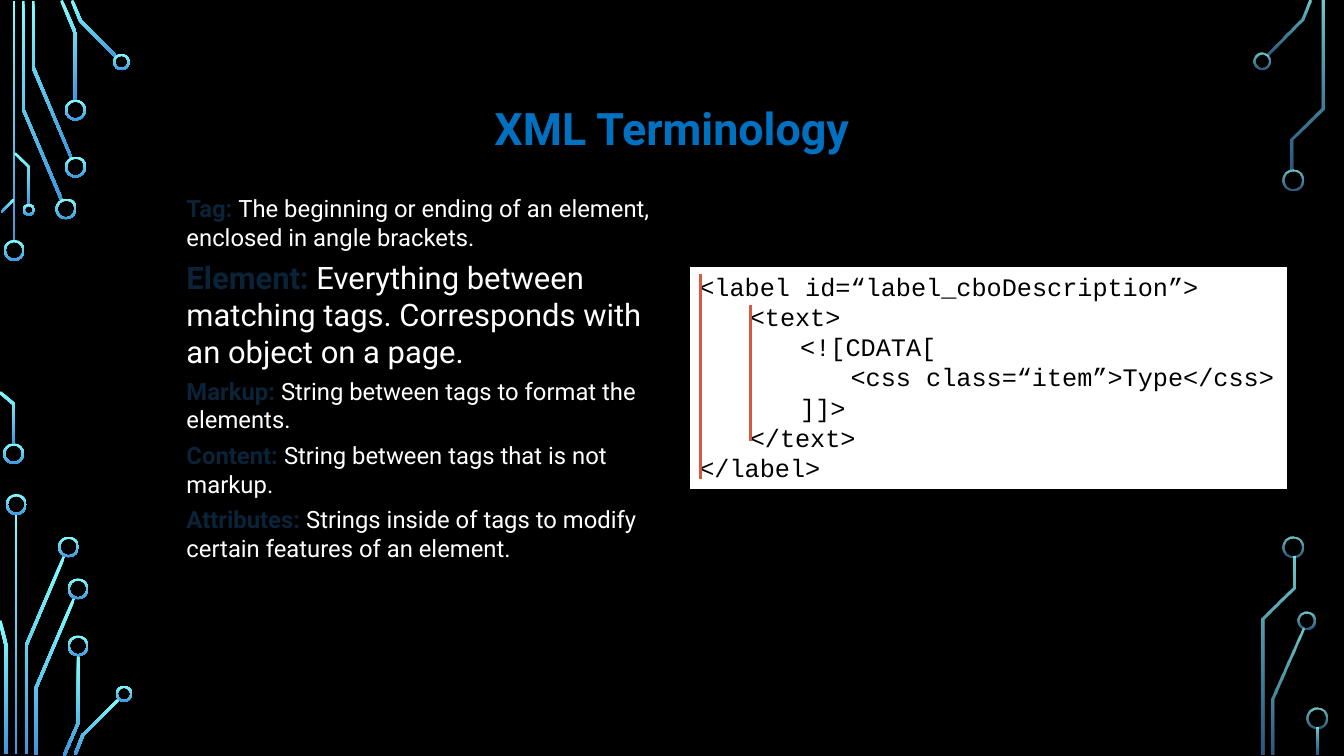
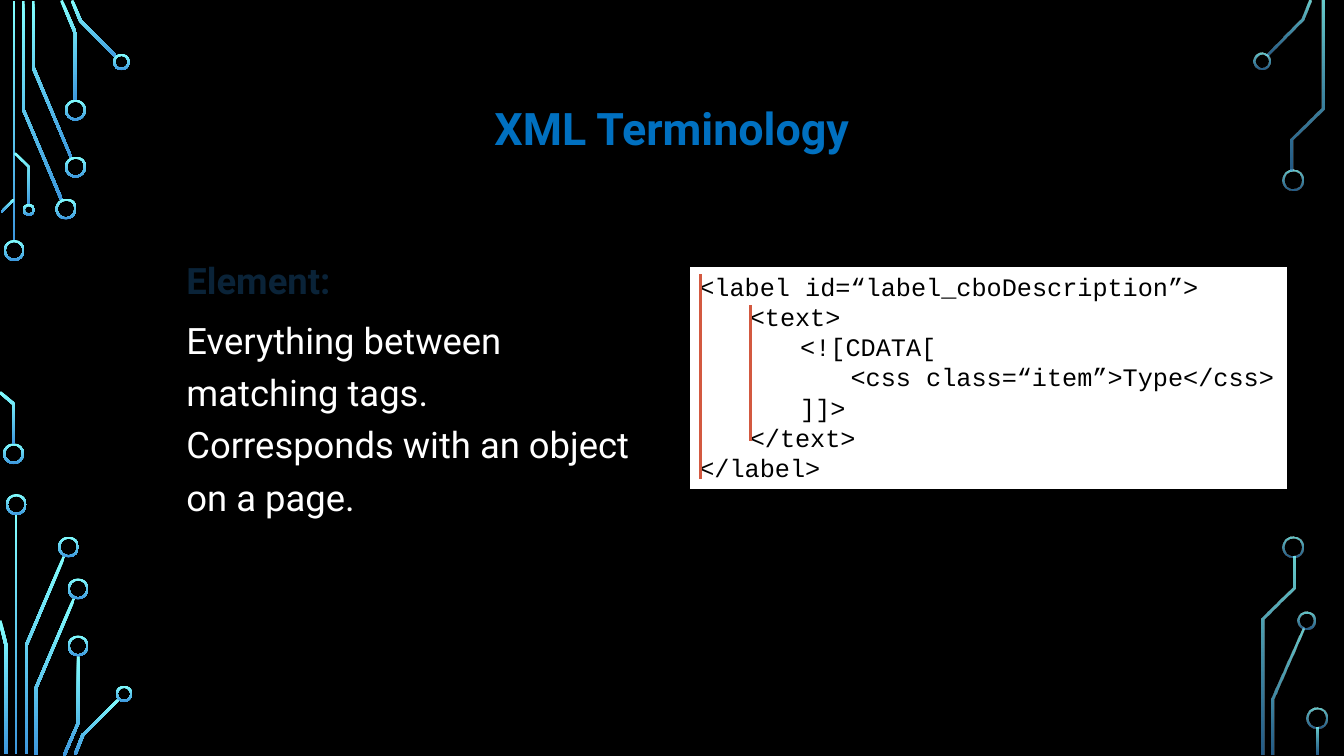
Before and after one commit to bswhitney/Cityworks-UICustomization-Training-Snippets, a slide deck: slide 5 of 01 Understand XML/UICustomizationIntro_CURRENT.pptx. Drawn at 1344x756 pixels with LibreOffice and Linux fonts; fonts in the diff are those of the drawing; background and template pictures are left out. Boxes give left, top, right and bottom in pixels: in the first picture for what was removed or moved away, otherwise in the second. Text is boxed around its words. In the diff, an @@ line names an element or a change of style, - is before the commit and + after.

```diff
--- a/01 Understand XML/UICustomizationIntro_CURRENT.pptx
+++ b/01 Understand XML/UICustomizationIntro_CURRENT.pptx
@@ text "Element:" at <box>186,326,629,519</box>: vertical alignment top to middle @@
@@ text at <box>186,326,629,519</box>: text changed; size 17 to 26 pt @@
-  Tag: The beginning or ending of an element, enclosed in angle brackets.
-  Element: Everything between matching tags. Corresponds with an object on a page.
-  Markup: String between tags to format the elements.
-  Content: String between tags that is not markup.
-  Attributes: Strings inside of tags to modify certain features of an element.
+  Element:
+  Everything between matching tags. Corresponds with an object on a page.
```
Also in this commit, not shown: 5 other slides changed.
